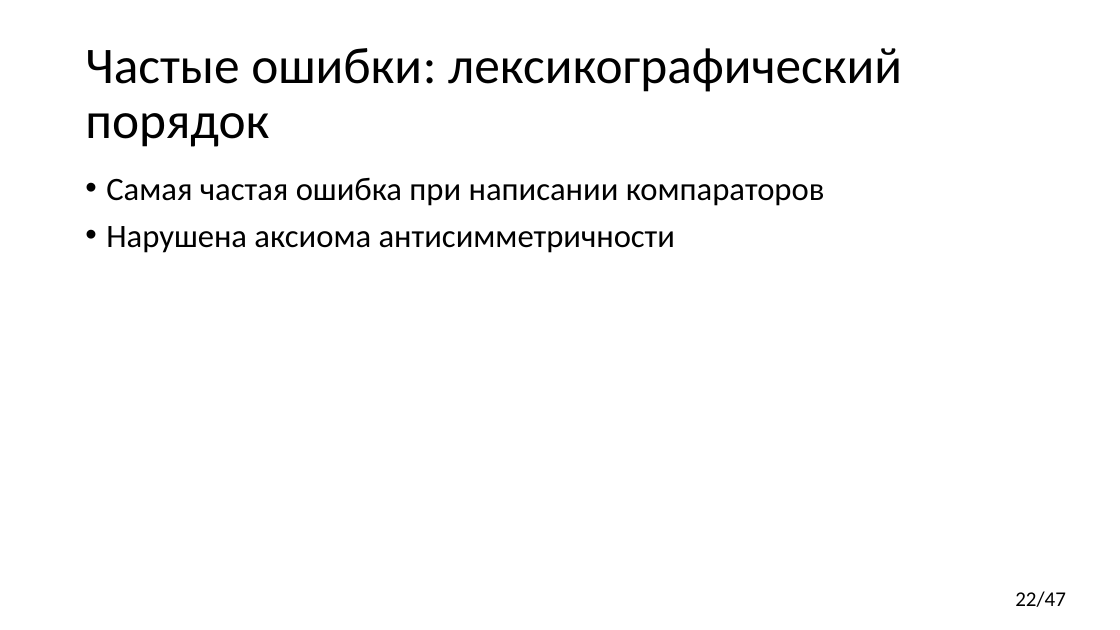
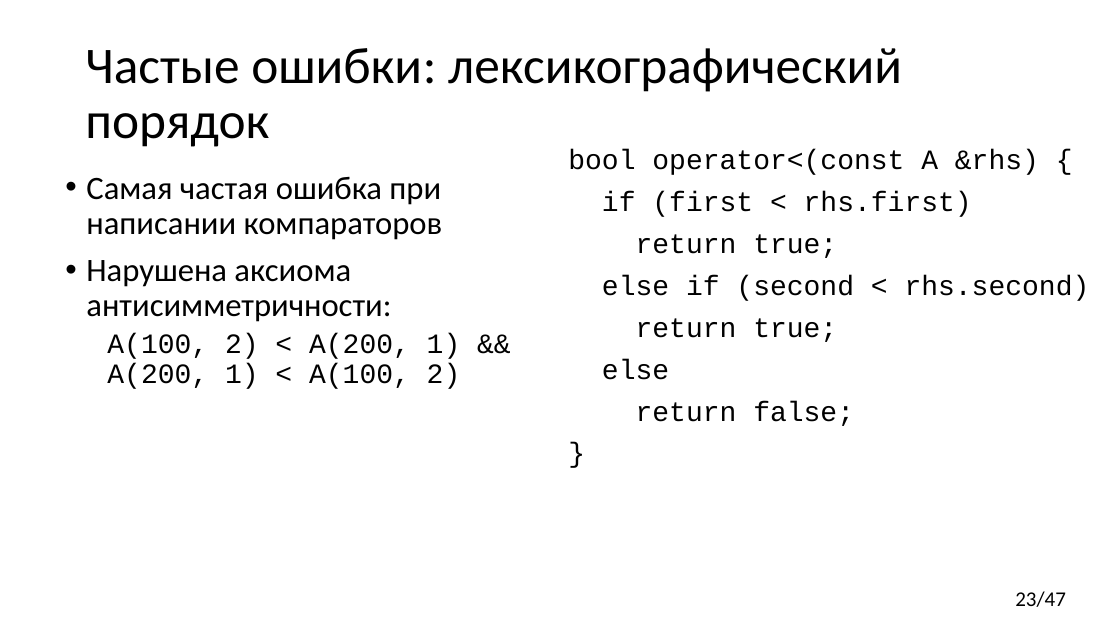
Before and after one commit to yugr/CppRussia, a slide deck: slide 23 of 2023/RU.pptx (slide 22 before the commit). Drawn at 1120x630 pixels with LibreOffice and Linux fonts; fonts in the diff are those of the drawing. Boxes give left, top, right and bottom in pixels: in the first picture for what was removed or moved away, otherwise in the second. Text is boxed around its words. In the diff, an @@ line names an element or a change of style, - is before the commit and + after.

```diff
--- a/2023/RU.pptx
+++ b/2023/RU.pptx
@@ text added at <box>568,149,1090,426</box>, 24 pt, text #000000 @@
+bool operator<(const A &rhs) {
+if (first < rhs.first)
+return true;
+else if (second < rhs.second)
+return true;
+else
+return false;
+}
@@ text "Самая частая ошибка при написании ...": place and size @@
-text "Самая частая ошибка при написании ..." at <box>106,177,825,253</box>
+text "Самая частая ошибка при написании ..." at <box>86,176,461,389</box>
@@ text at <box>86,260,461,389</box>: text changed; size 28 to 24 pt; font Calibri to Courier New @@
-• Нарушена аксиома антисимметричности
+• Нарушена аксиома антисимметричности:
+  A(100, 2) < A(200, 1) && A(200, 1) < A(100, 2)
@@ page number at <box>1015,591,1066,607</box>: text changed @@
-22/47
+23/47
```
Also in this commit, not shown: 15 other slides changed, 3 slides added, 2 slides removed.
